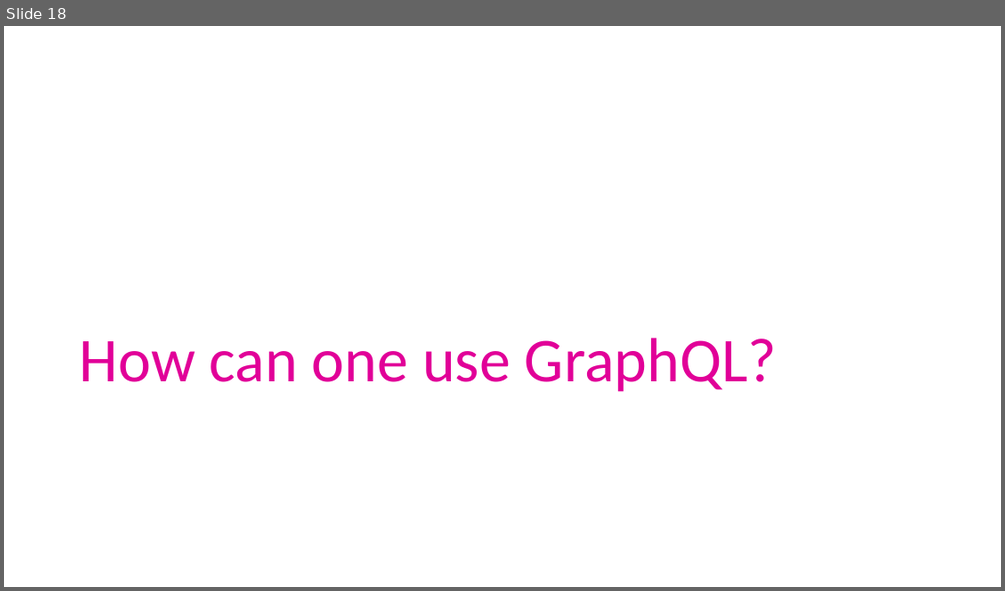
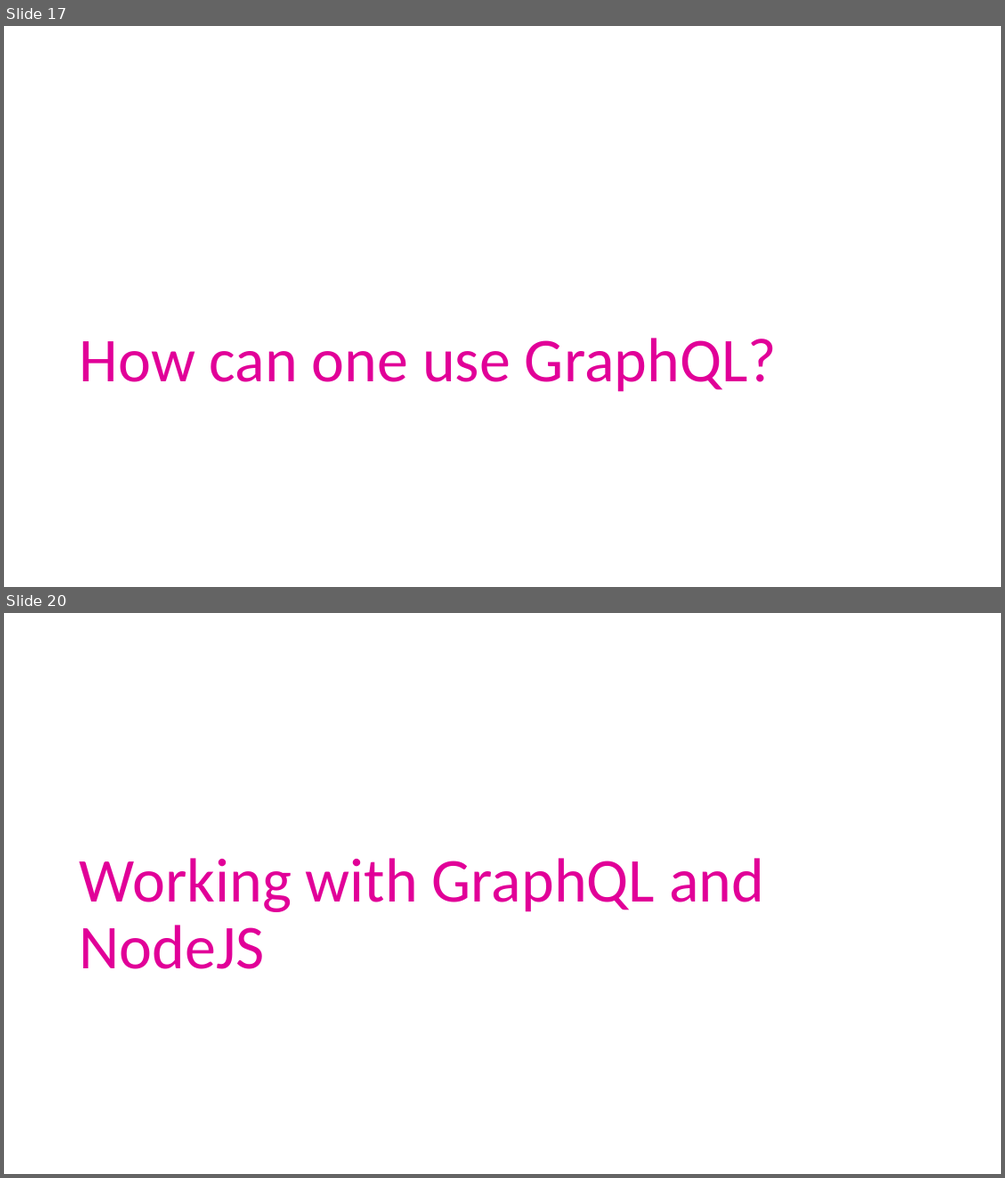
Before and after one commit to ArneSchulze/GraphQL, a slide deck: slides.pptx. Shown one above the other, each under a label of ours: slide 18 before the commit, slides 17 and 20 after it; the slides between them are not shown. The pictures are 1005x591 and 1005x1178 pixels, drawn with LibreOffice and Linux fonts; fonts in the diff are those of the drawing. Boxes give left, top, right and bottom in pixels: in the first picture for what was removed or moved away, otherwise in the second. Text is boxed around its words. In the diff, an @@ line names an element or a change of style, - is before the commit and + after.

```diff
--- a/slides.pptx
+++ b/slides.pptx
@@ slide 20 added at bbox=[4, 613, 1001, 1174], background #FFFFFF @@
@@ title added at bbox=[80, 858, 764, 969], 60 pt, text #E10098 @@
+Working with GraphQL and NodeJS
@@ what was slide 18 is now slide 17 @@
```
Also in this commit, not shown: 2 slides changed, 5 other slides added, 2 slides removed, 1 other file.
